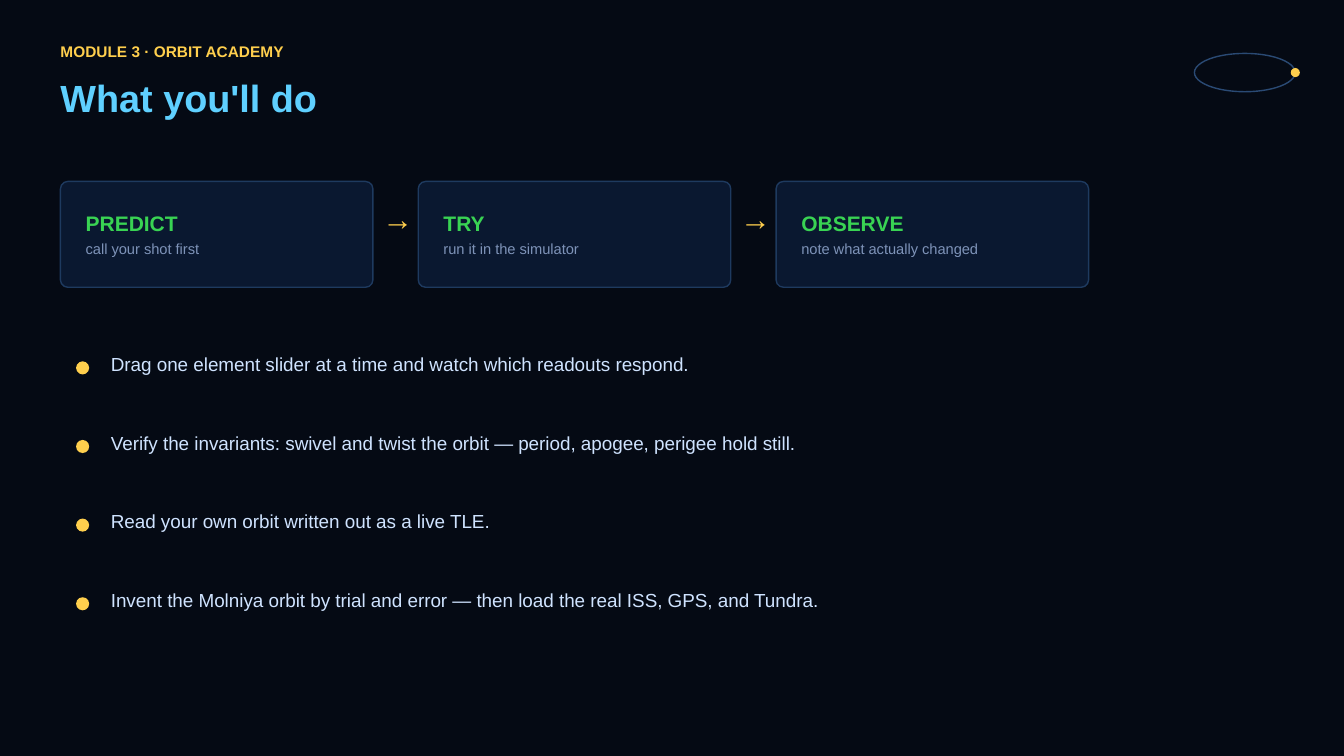
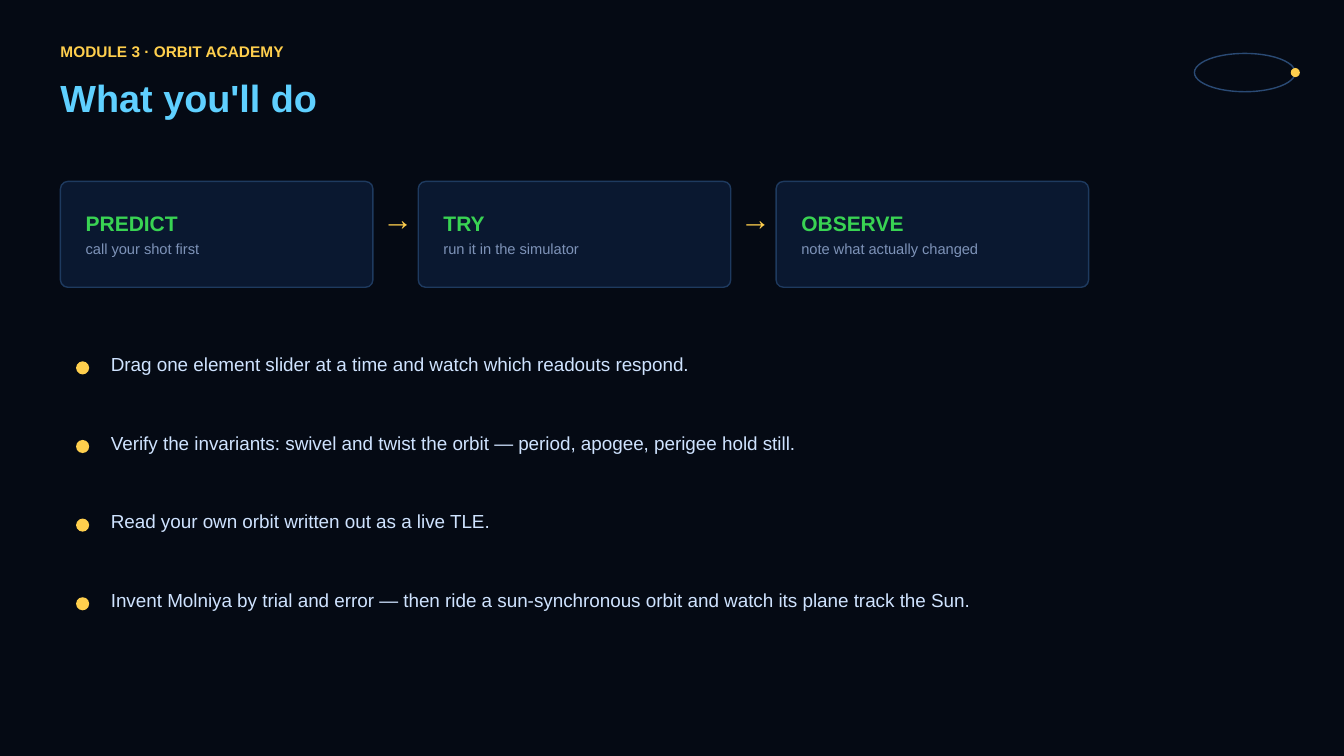
Before and after one commit to JASONSS26/orbit-academy, a slide deck: slide 7 of slides/module3.pptx. Drawn at 1344x756 pixels with LibreOffice and Linux fonts; fonts in the diff are those of the drawing. Boxes give left, top, right and bottom in pixels: in the first picture for what was removed or moved away, otherwise in the second. Text is boxed around its words. In the diff, an @@ line names an element or a change of style, - is before the commit and + after.

```diff
--- a/slides/module3.pptx
+++ b/slides/module3.pptx
@@ text at bbox=[111, 593, 970, 611]: text changed @@
-Invent the Molniya orbit by trial and error — then load the real ISS, GPS, and Tundra.
+Invent Molniya by trial and error — then ride a sun-synchronous orbit and watch its plane track the Sun.
```
Also in this commit, not shown: 1 other slide changed, 5 other files.
